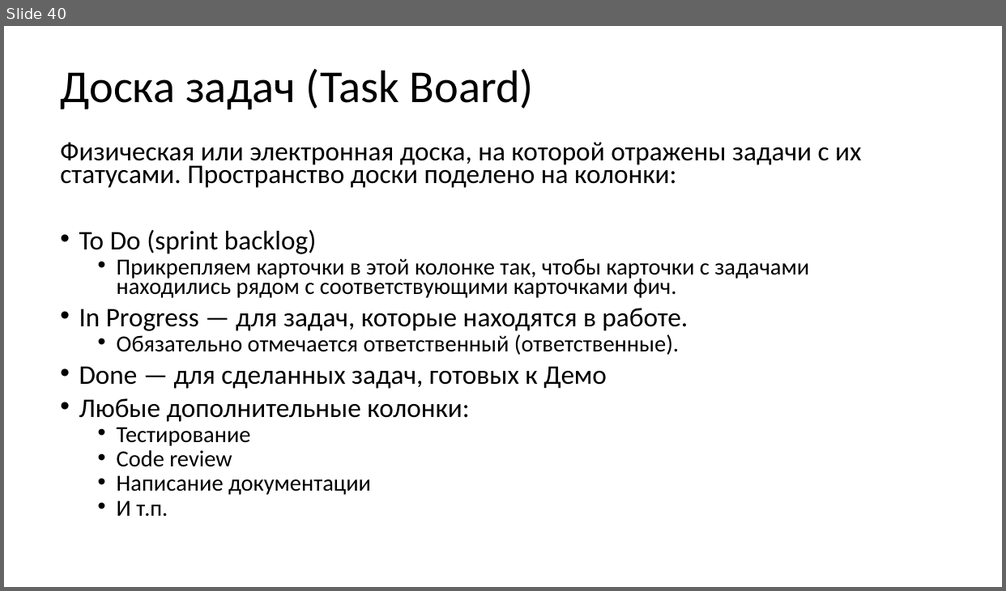
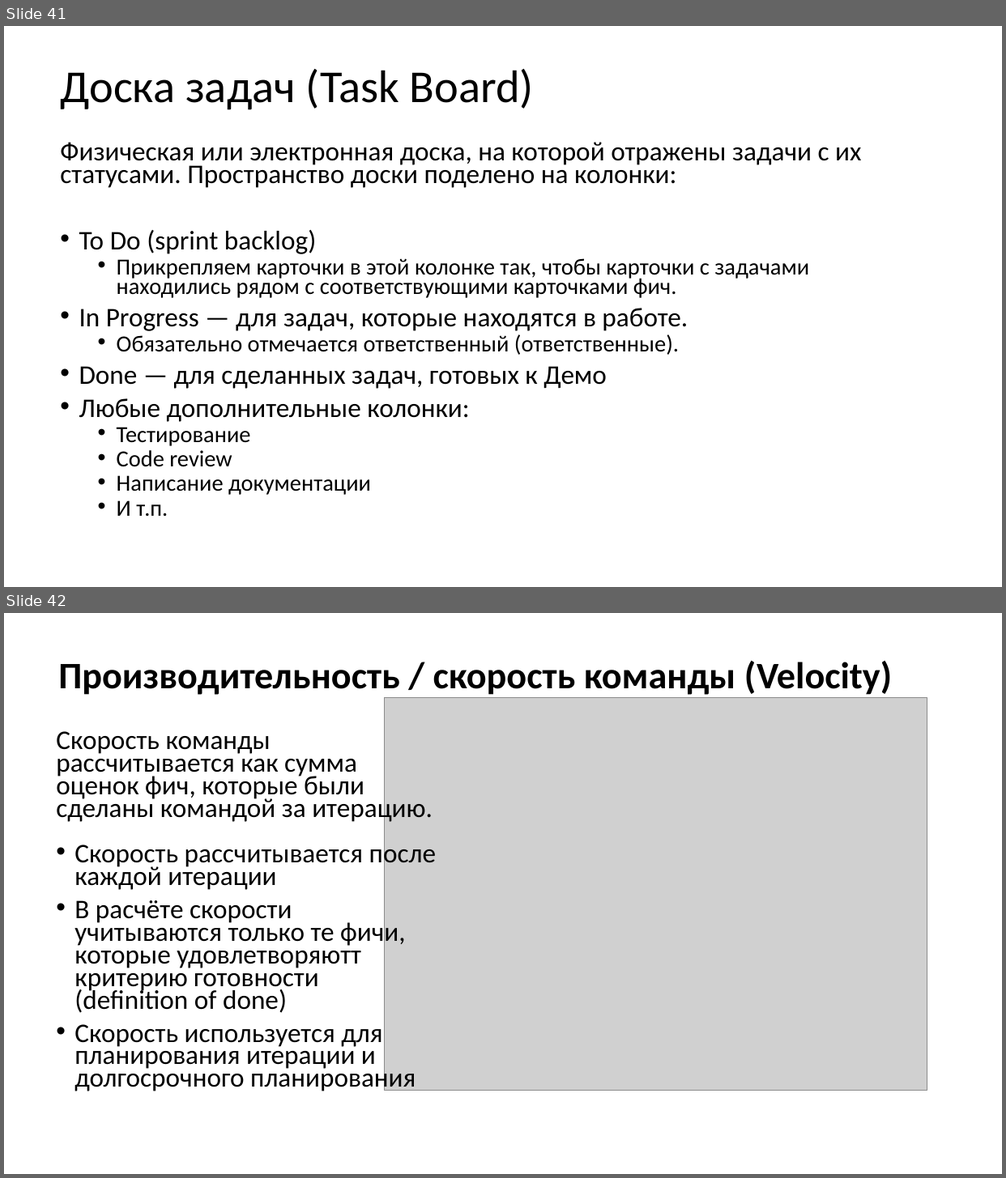
Before and after one commit to xtrueman/soft_dev_mgmt_course, a slide deck: slides/01-SCRUM.pptx. Shown one above the other, each under a label of ours: slide 40 before the commit, slides 41 and 42 after it. The pictures are 1006x591 and 1006x1178 pixels, drawn with LibreOffice and Linux fonts; fonts in the diff are those of the drawing; grey boxes stand for pictures. Boxes give left, top, right and bottom in pixels: in the first picture for what was removed or moved away, otherwise in the second. Text is boxed around its words. In the diff, an @@ line names an element or a change of style, - is before the commit and + after.

```diff
--- a/slides/01-SCRUM.pptx
+++ b/slides/01-SCRUM.pptx
@@ slide 42 added at <box>4,613,1002,1174</box>, background #FFFFFF @@
@@ title added at <box>58,661,892,695</box>, 36 pt, text #000000, bold @@
+Производительность / скорость команды (Velocity)
@@ picture added at <box>385,697,927,1092</box> @@
@@ text added at <box>56,731,436,1092</box>, 25.9 pt, text #000000 @@
+Скорость команды рассчитывается как сумма оценок фич, которые были сделаны командой за итерацию.
+• Скорость рассчитывается после каждой итерации
+• В расчёте скорости учитываются только те фичи, которые удовлетворяютт критерию готовности (definition of done)
+• Скорость используется для планирования итерации и долгосрочного планирования
@@ what was slide 40 is now slide 41 @@
```
Also in this commit, not shown: 5 slides changed, 4 other slides added, 3 other files.
